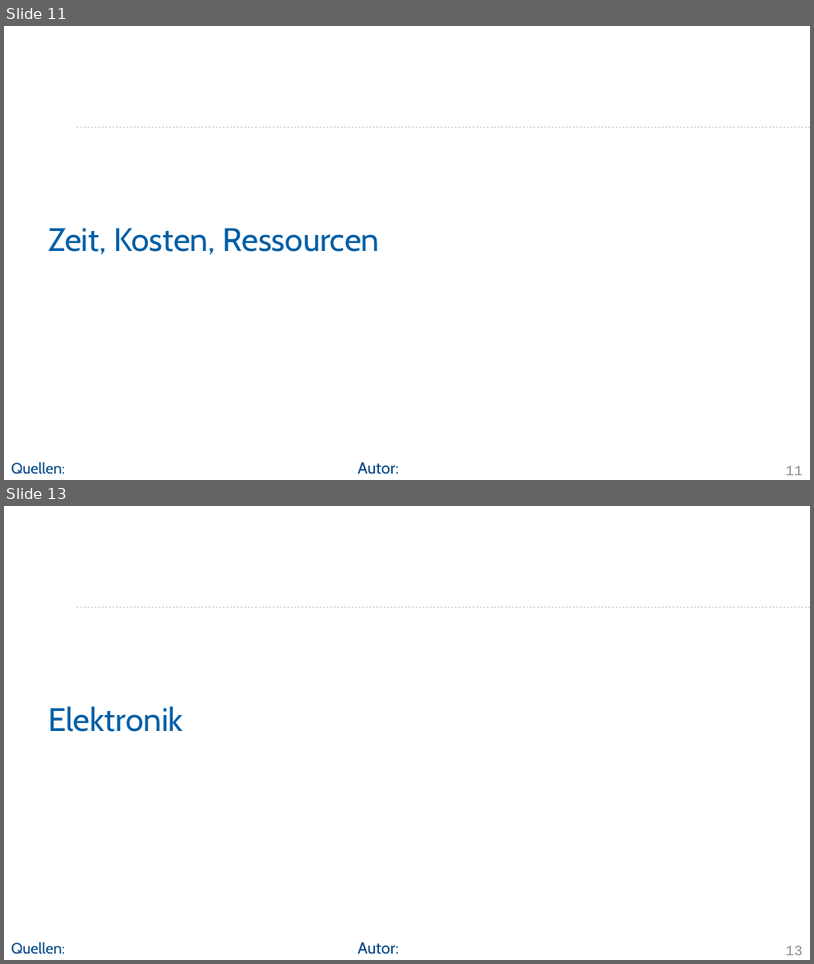
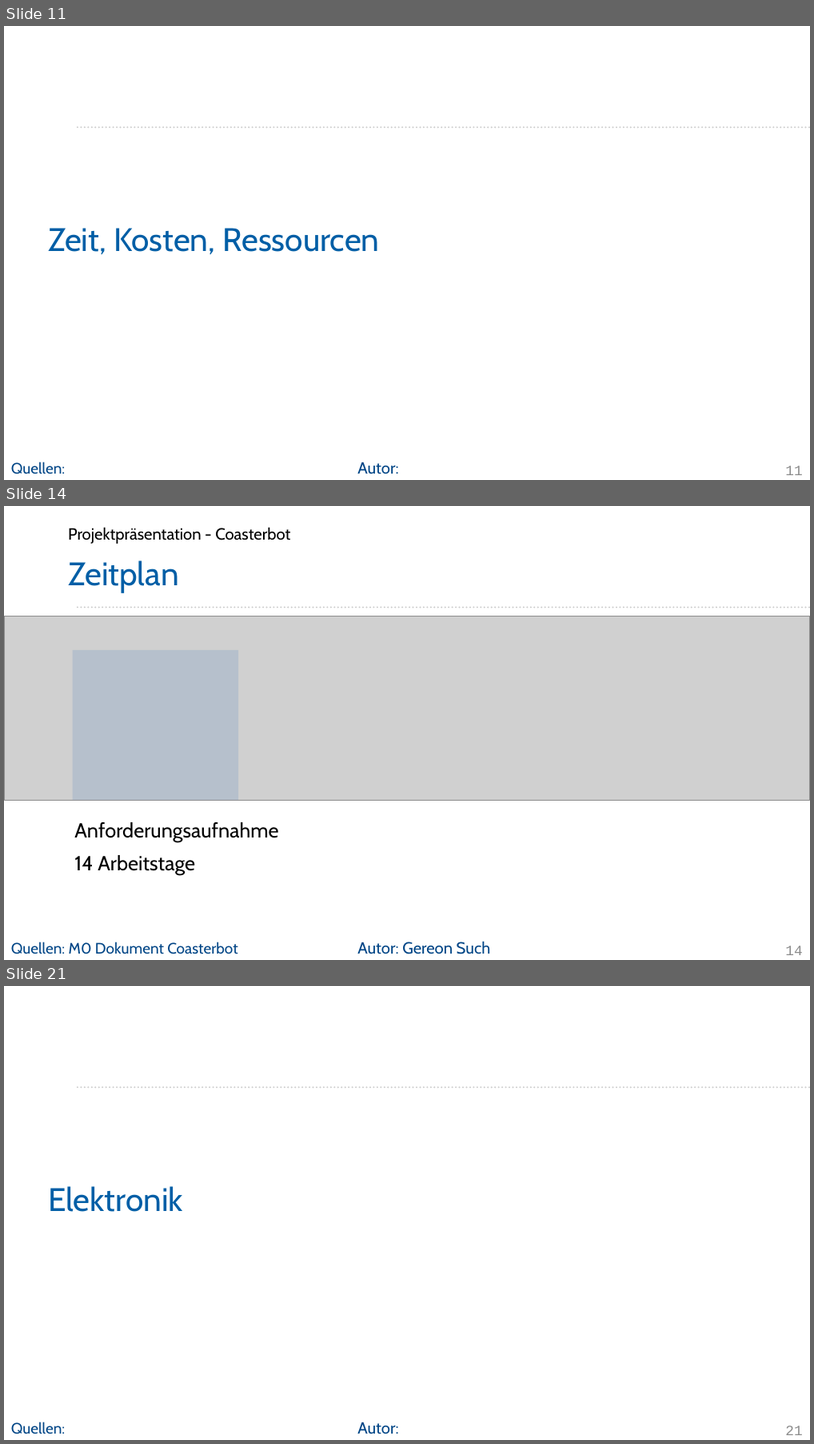
Before and after one commit to Project-CoasterBot/coasterbot, a slide deck: M6_Projekträsentation/gs_Projektpräsentation_Coasterbot.odp. Shown one above the other, each under a label of ours: slides 11 and 13 before the commit, slides 11, 14 and 21 after it; the slides between them are not shown. The pictures are 814x964 and 814x1444 pixels, drawn with LibreOffice and Linux fonts; fonts in the diff are those of the drawing; grey boxes stand for pictures; background and template pictures are left out. Boxes give left, top, right and bottom in pixels: in the first picture for what was removed or moved away, otherwise in the second. Text is boxed around its words. In the diff, an @@ line names an element or a change of style, - is before the commit and + after.

Commit message:
zeitplan hinzugefügt

```diff
--- a/M6_Projekträsentation/gs_Projektpräsentation_Coasterbot.odp
+++ b/M6_Projekträsentation/gs_Projektpräsentation_Coasterbot.odp
@@ slide 14 added at box(4, 506, 810, 960), background #FFFFFF; not listed: 1 template element that a slide beside it also shows @@
@@ text added at box(68, 527, 290, 544), 16 pt, text #000000 @@
+Projektpräsentation - Coasterbot
@@ title added at box(68, 560, 179, 592), 32 pt, text #005EA6 @@
+Zeitplan
@@ picture added at box(4, 616, 810, 800) @@
@@ rectangle added at box(73, 650, 239, 800), fill #4F81BD at 20% opacity @@
@@ text added at box(74, 822, 278, 875), 20 pt, text #000000 @@
+Anforderungsaufnahme
+14 Arbeitstage
@@ text added at box(11, 941, 238, 954), 15 pt, text #004586 @@
+Quellen: M0 Dokument Coasterbot
@@ text added at box(358, 940, 491, 954), 16 pt, text #004586 @@
+Autor: Gereon Such
@@ page number added at box(786, 945, 802, 955), 14 pt, text #8C8C8C @@
+14
@@ what was slide 13 is now slide 21 @@
@@ page number at box(786, 1425, 802, 1435): text changed @@
-13
+21
```
Also in this commit, not shown: 1 slide changed, 7 other slides added, 1 other file.
